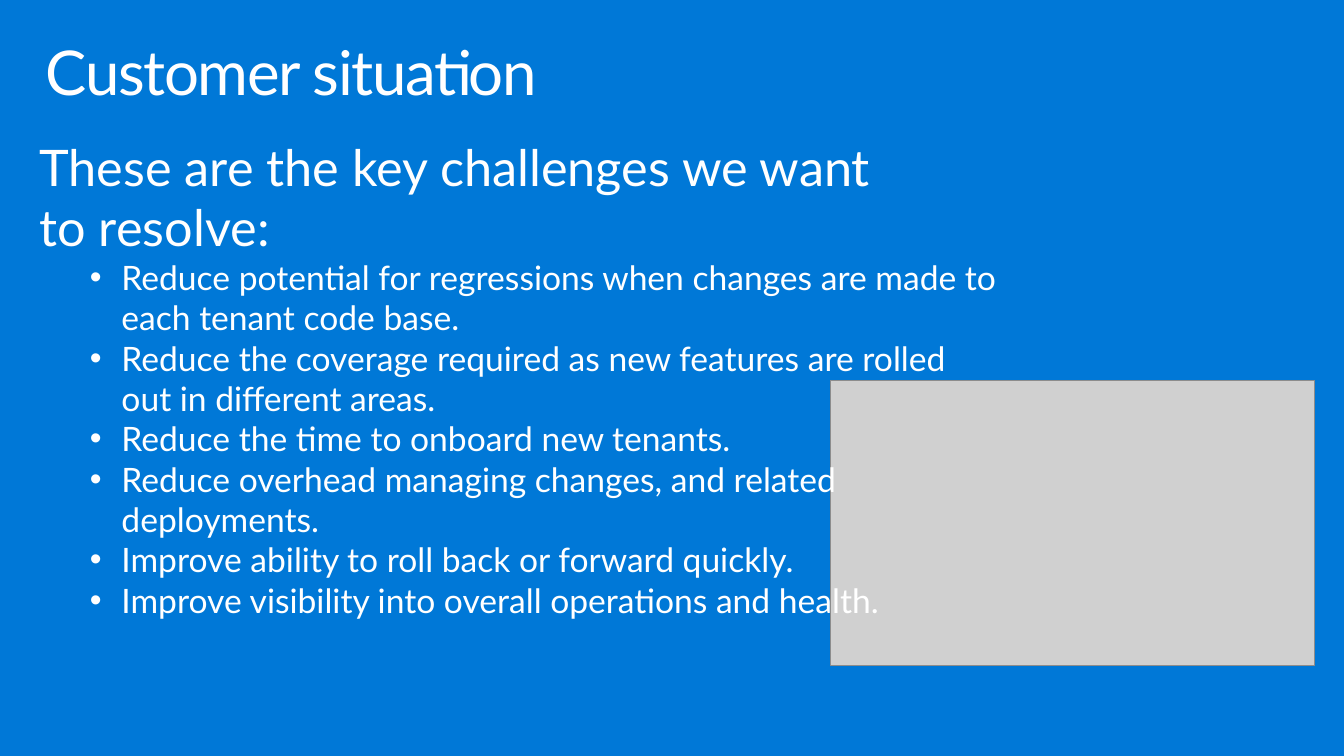
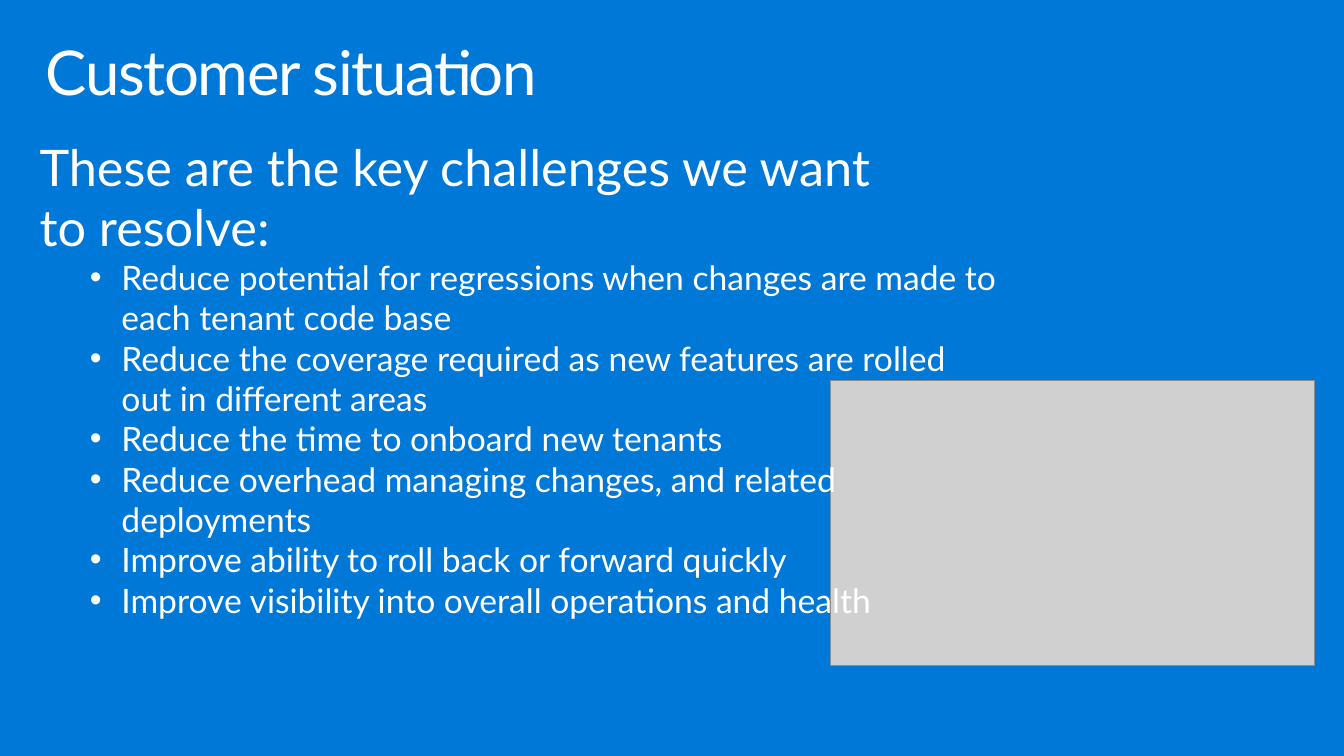
Before and after one commit to yaoshixin007/MCW-Containers-and-DevOps, a slide deck: slide 10 of WDS/Whiteboard design session trainer presentation - Containers and DevOps.pptx. Drawn at 1344x756 pixels with LibreOffice and Linux fonts; fonts in the diff are those of the drawing; grey boxes stand for pictures. Boxes give left, top, right and bottom in pixels: in the first picture for what was removed or moved away, otherwise in the second. Text is boxed around its words. In the diff, an @@ line names an element or a change of style, - is before the commit and + after.

```diff
--- a/WDS/Whiteboard design session trainer presentation - Containers and DevOps.pptx
+++ b/WDS/Whiteboard design session trainer presentation - Containers and DevOps.pptx
@@ text at (x1=121, y1=265, x2=996, y2=619): text changed @@
-  • Reduce potential for regressions when changes are made to each tenant code base.
-  • Reduce the coverage required as new features are rolled
-    out in different areas.
-  • Reduce the time to onboard new tenants.
-  • Reduce overhead managing changes, and related deployments.
-  • Improve ability to roll back or forward quickly.
-  • Improve visibility into overall operations and health.
+  • Reduce potential for regressions when changes are made to each tenant code base
+  • Reduce the coverage required as new features are rolled
+    out in different areas
+  • Reduce the time to onboard new tenants
+  • Reduce overhead managing changes, and related deployments
+  • Improve ability to roll back or forward quickly
+  • Improve visibility into overall operations and health
```
